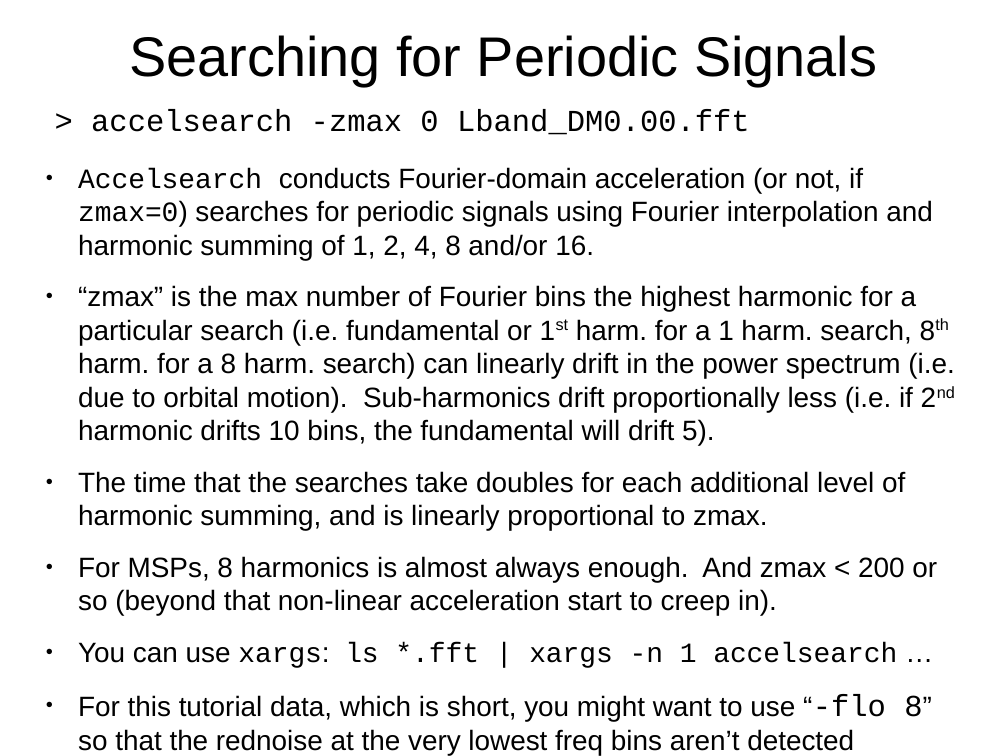
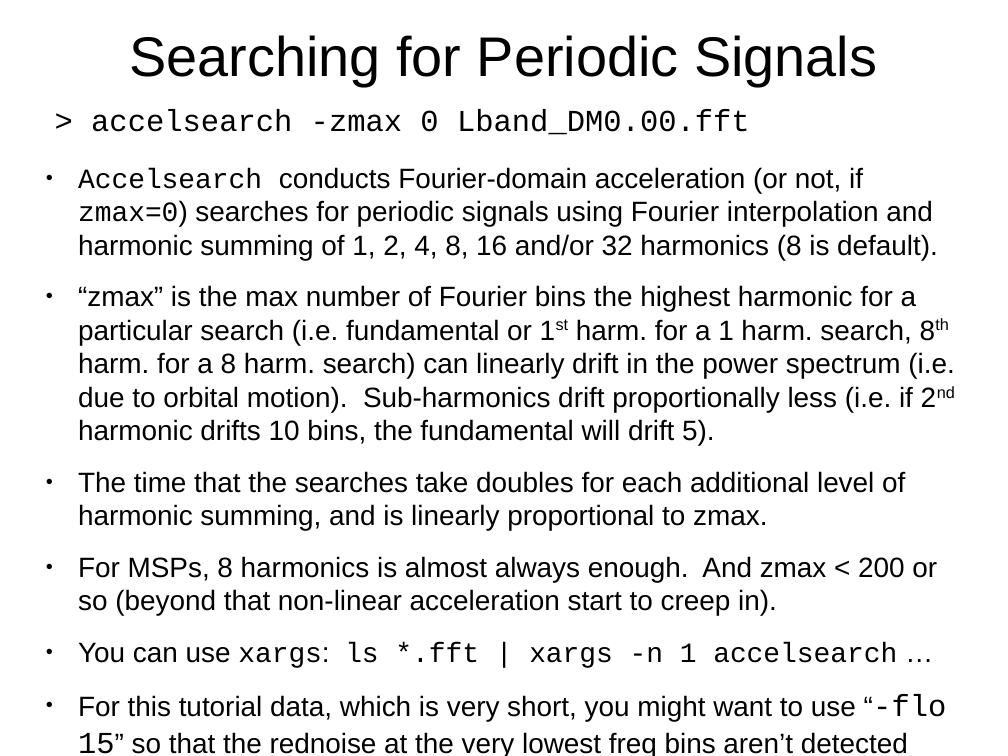
Before and after one commit to scottransom/presto, a slide deck: slide 21 of docs/PRESTO_search_tutorial.odp. Drawn at 1008x756 pixels with LibreOffice and Linux fonts; fonts in the diff are those of the drawing. Boxes give left, top, right and bottom in pixels: in the first picture for what was removed or moved away, otherwise in the second. Text is boxed around its words. In the diff, an @@ line names an element or a change of style, - is before the commit and + after.

Commit message:
Fixed issues in tutorial noticed by Edmund Harfmann.  Thanks Edmund!

```diff
--- a/docs/PRESTO_search_tutorial.odp
+++ b/docs/PRESTO_search_tutorial.odp
@@ text at [78,167,938,260]: text changed @@
-● Accelsearch conducts Fourier-domain acceleration (or not, if zmax=0) searches for periodic signals using Fourier interpolation and harmonic summing of 1, 2, 4, 8 and/or 16.
+● Accelsearch conducts Fourier-domain acceleration (or not, if zmax=0) searches for periodic signals using Fourier interpolation and harmonic summing of 1, 2, 4, 8, 16 and/or 32 harmonics (8 is default).
@@ text at [78,694,946,756]: text changed @@
-● For this tutorial data, which is short, you might want to use “-flo 8” so that the rednoise at the very lowest freq bins aren’t detected
+● For this tutorial data, which is very short, you might want to use “-flo 15” so that the rednoise at the very lowest freq bins aren’t detected
```
Also in this commit, not shown: 7 other slides changed, 1 other file.
